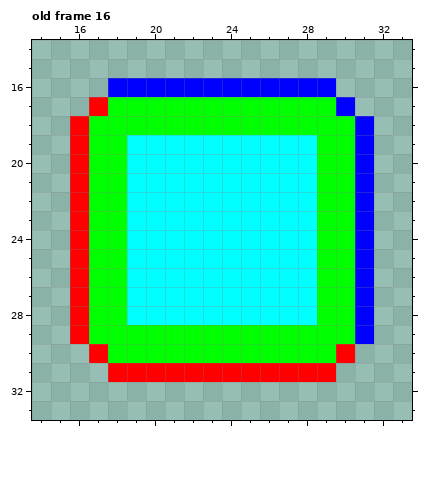
A pixel-art file gets an edit: public/assets/graphics/snek-tiles.ase. The first picture shows the starting point.
48x48 pixels, 16 frames. Shown: old frame 16: x 14..33, y 14..33. The commit also changed other frames, which this record leaves out.
The same view after the edit:
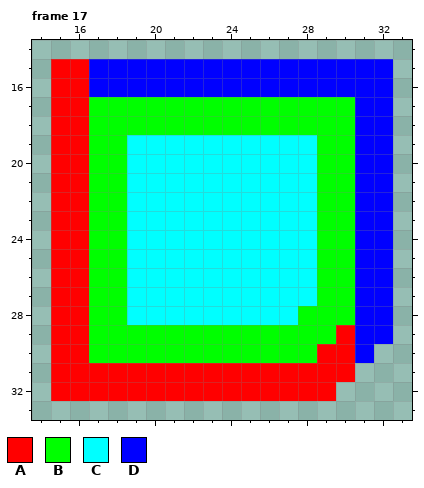
Palette (. is transparent): A #ff0000  B #00ff00  C #00ffff  D #0000ff
A new or re-ordered frame is compared with the old frame closest to it.
The exact change:
frames 16 -> 19
Frame 17 is new; against old frame 16, layer "layer":
y 15: x 15..32 .................. -> AADDDDDDDDDDDDDDDD
y 16: x 15..17 ... -> AAD; x 30..32 ... -> DDD
y 17: x 15..17 ..A -> AAB; x 30..32 D.. -> BDD
y 18..27: x 15 . -> A; x 32 . -> D
y 28: x 15 . -> A; x 28 C -> B; x 32 . -> D
y 29: x 15 . -> A; x 30 B -> A; x 32 . -> D
y 30: x 15..17 ..A -> AAB; x 29 B -> A; x 31 . -> D
y 31: x 15..17 ... -> AAA; x 30 . -> A
y 32: x 15..29 ............... -> AAAAAAAAAAAAAAA
Boxes around the changes in both pictures, in picture pixels (x1, y1, x2, y2):
changed: (51, 59, 393, 401)
